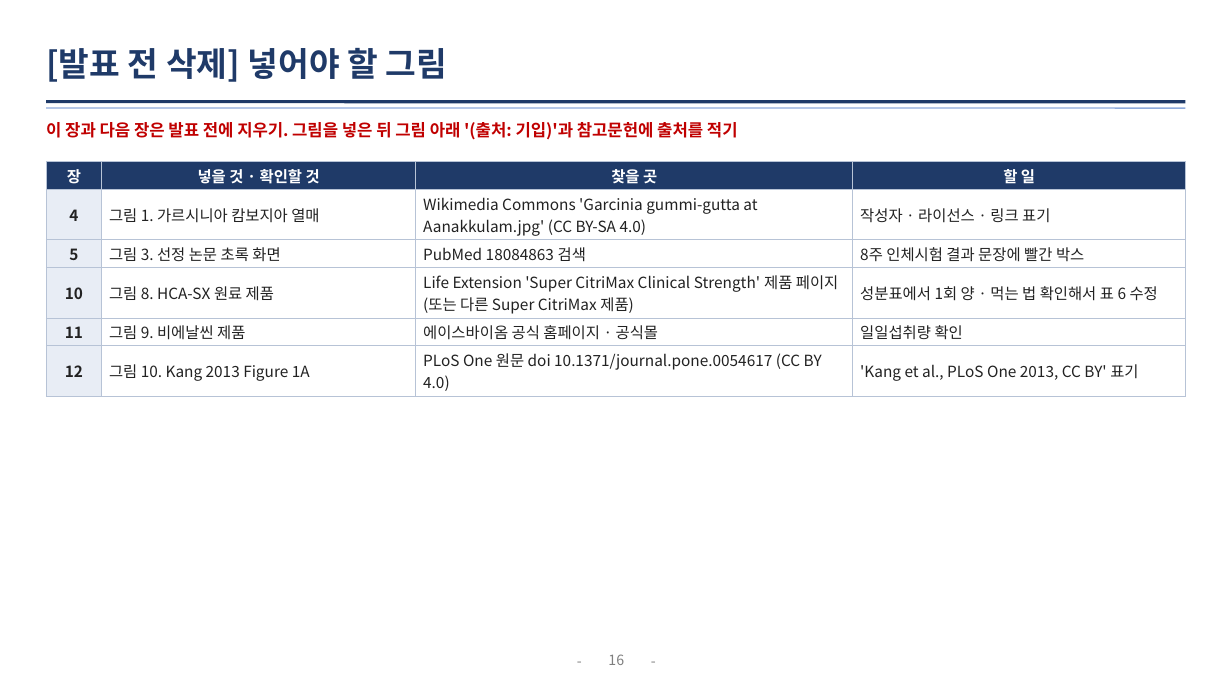
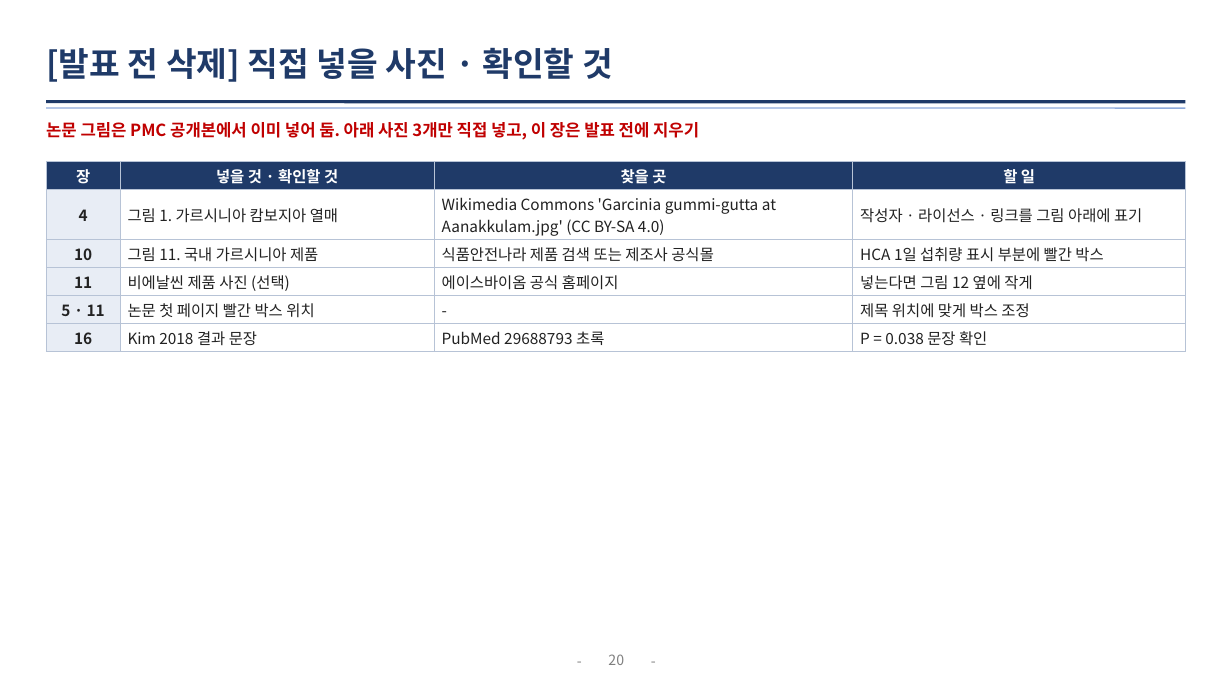
Before and after one commit to logvinca99-cell/logvinca, a slide deck: slide 20 of 발표자료/체중조절_발표_기능성식품학.pptx (slide 16 before the commit). Drawn at 1232x693 pixels with LibreOffice and Linux fonts; fonts in the diff are those of the drawing. Boxes give left, top, right and bottom in pixels: in the first picture for what was removed or moved away, otherwise in the second. Text is boxed around its words. In the diff, an @@ line names an element or a change of style, - is before the commit and + after.

```diff
--- a/발표자료/체중조절_발표_기능성식품학.pptx
+++ b/발표자료/체중조절_발표_기능성식품학.pptx
@@ title at bbox=[46, 47, 613, 82]: text changed @@
-[발표 전 삭제] 넣어야 할 그림
+[발표 전 삭제] 직접 넣을 사진 · 확인할 것
@@ text at bbox=[46, 122, 699, 140]: text changed @@
-이 장과 다음 장은 발표 전에 지우기. 그림을 넣은 뒤 그림 아래 '(출처: 기입)'과 참고문헌에 출처를 적기
+논문 그림은 PMC 공개본에서 이미 넣어 둠. 아래 사진 3개만 직접 넣고, 이 장은 발표 전에 지우기
@@ table at bbox=[46, 162, 1186, 349] @@
-row 2, column 4: 작성자 · 라이선스 · 링크 표기
+row 2, column 4: 작성자 · 라이선스 · 링크를 그림 아래에 표기
-row 3: 5 | 그림 3. 선정 논문 초록 화면 | PubMed 18084863 검색 | 8주 인체시험 결과 문장에 빨간 박스
+row 3: 10 | 그림 11. 국내 가르시니아 제품 | 식품안전나라 제품 검색 또는 제조사 공식몰 | HCA 1일 섭취량 표시 부분에 빨간 박스
-row 4: 10 | 그림 8. HCA-SX 원료 제품 | Life Extension 'Super CitriMax Clinical Strength' 제품 페이지 (또는 다른 Super CitriMax 제품) | 성분표에서 1회 양 · 먹는 법 확인해서 표 6 수정
+row 4: 11 | 비에날씬 제품 사진 (선택) | 에이스바이옴 공식 홈페이지 | 넣는다면 그림 12 옆에 작게
-row 5: 11 | 그림 9. 비에날씬 제품 | 에이스바이옴 공식 홈페이지 · 공식몰 | 일일섭취량 확인
+row 5: 5 · 11 | 논문 첫 페이지 빨간 박스 위치 | - | 제목 위치에 맞게 박스 조정
-row 6: 12 | 그림 10. Kang 2013 Figure 1A | PLoS One 원문 doi 10.1371/journal.pone.0054617 (CC BY 4.0) | 'Kang et al., PLoS One 2013, CC BY' 표기
+row 6: 16 | Kim 2018 결과 문장 | PubMed 29688793 초록 | P = 0.038 문장 확인
@@ page number at bbox=[608, 654, 624, 665]: text changed @@
-16
+20
```
Also in this commit, not shown: 9 other slides changed, 9 slides added, 6 slides removed.
